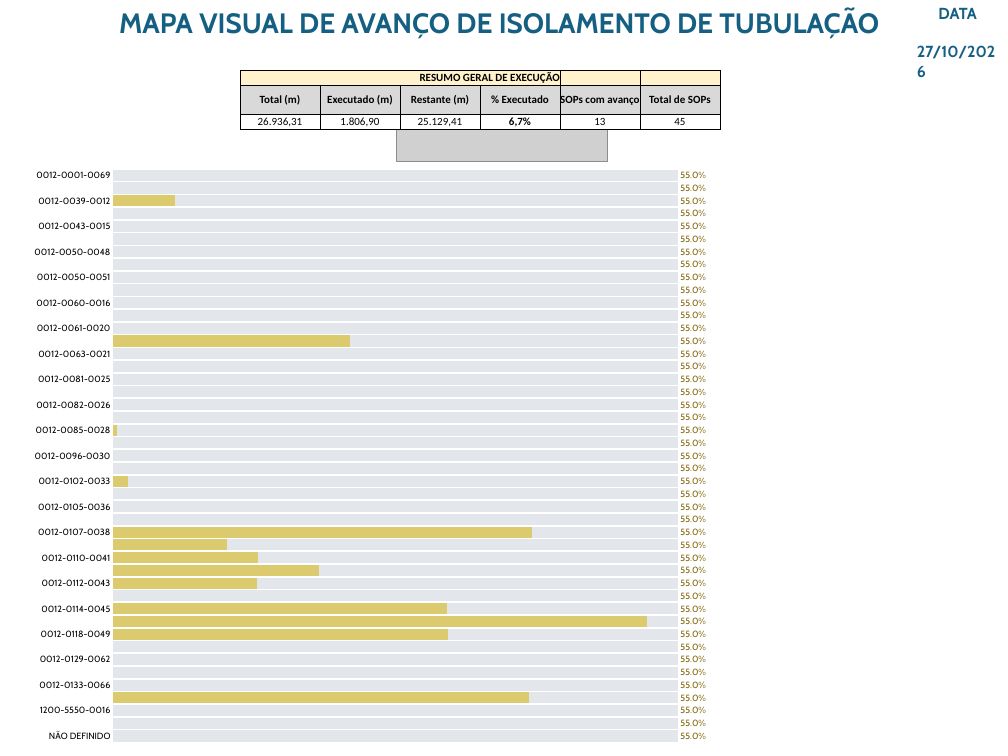
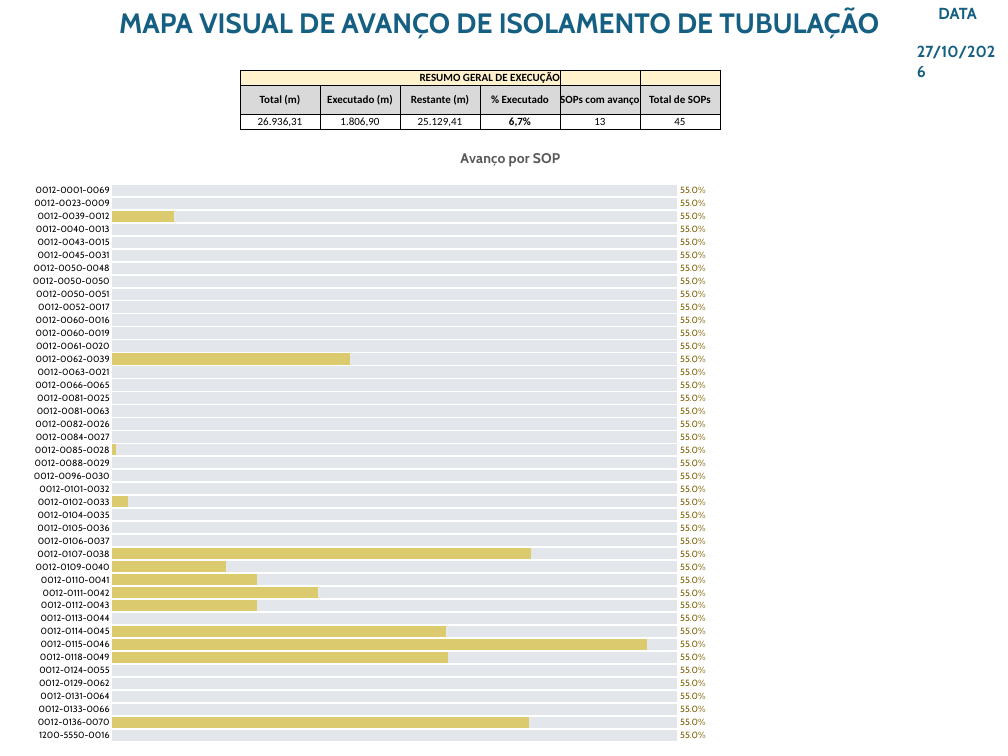
Before and after one commit to talisoncmartins91/termal-insulation, a slide deck: slide 5 of acompanhamento/modelo/apresentacao_semanal.pptx (slide 3 before the commit). Drawn at 1008x756 pixels with LibreOffice and Linux fonts; fonts in the diff are those of the drawing; grey boxes stand for pictures. Boxes give left, top, right and bottom in pixels: in the first picture for what was removed or moved away, otherwise in the second. Text is boxed around its words. In the diff, an @@ line names an element or a change of style, - is before the commit and + after.

```diff
--- a/acompanhamento/modelo/apresentacao_semanal.pptx
+++ b/acompanhamento/modelo/apresentacao_semanal.pptx
@@ bar stacked chart at (13,130,1008,755) @@
@@ title "Avanço por SOP " added @@
-categories: 0012-0001-0069, 0012-0023-0009, 0012-0039-0012, 0012-0040-0013, 0012-0043-0015, 0012-0045-0031, 0012-0050-0048, 0012-0050-0050, 0012-0050-0051, 0012-0052-0017, 0012-0060-0016, 0012-0060-0019, 0012-0061-0020, 0012-0062-0039, 0012-0063-0021, 0012-0066-0065, 0012-0081-0025, 0012-0081-0063, 0012-0082-0026, 0012-0084-0027, 0012-0085-0028, 0012-0088-0029, 0012-0096-0030, 0012-0101-0032, 0012-0102-0033, 0012-0104-0035, 0012-0105-0036, 0012-0106-0037, 0012-0107-0038, 0012-0109-0040, 0012-0110-0041, 0012-0111-0042, 0012-0112-0043, 0012-0113-0044, 0012-0114-0045, 0012-0115-0046, 0012-0118-0049, 0012-0124-0055, 0012-0129-0062, 0012-0131-0064, 0012-0133-0066, 0012-0136-0070, 1200-5550-0016, LINHA NÃO CADASTRADA NO CT, NÃO DEFINIDO
+categories: 0012-0001-0069, 0012-0023-0009, 0012-0039-0012, 0012-0040-0013, 0012-0043-0015, 0012-0045-0031, 0012-0050-0048, 0012-0050-0050, 0012-0050-0051, 0012-0052-0017, 0012-0060-0016, 0012-0060-0019, 0012-0061-0020, 0012-0062-0039, 0012-0063-0021, 0012-0066-0065, 0012-0081-0025, 0012-0081-0063, 0012-0082-0026, 0012-0084-0027, 0012-0085-0028, 0012-0088-0029, 0012-0096-0030, 0012-0101-0032, 0012-0102-0033, 0012-0104-0035, 0012-0105-0036, 0012-0106-0037, 0012-0107-0038, 0012-0109-0040, 0012-0110-0041, 0012-0111-0042, 0012-0112-0043, 0012-0113-0044, 0012-0114-0045, 0012-0115-0046, 0012-0118-0049, 0012-0124-0055, 0012-0129-0062, 0012-0131-0064, 0012-0133-0066, 0012-0136-0070, 1200-5550-0016
-Series 1: 0, 0, 0, 0, 0, 0, 0, 0, 0, 0, 0, 0, 0, 0, 0, 0, 0, 0, 0, 0, 0, 0, 0, 0, 0, 0, 0, 0, 0, 0, 0, 0, 0, 0, 0, 0, 0, 0, 0, 0, 0, 0, 0, 0, 0
+Series 1: 0, 0, 0, 0, 0, 0, 0, 0, 0, 0, 0, 0, 0, 0, 0, 0, 0, 0, 0, 0, 0, 0, 0, 0, 0, 0, 0, 0, 0, 0, 0, 0, 0, 0, 0, 0, 0, 0, 0, 0, 0, 0, 0
-Series 2: 0, 0, 0.11, 0, 0, 0, 0, 0, 0, 0, 0, 0, 0, 0.42, 0, 0, 0, 0, 0, 0, 0.01, 0, 0, 0, 0.03, 0, 0, 0, 0.74, 0.2, 0.26, 0.36, 0.26, 0, 0.59, 0.95, 0.59, 0, 0, 0, 0, 0.74, 0, 0, 0
+Series 2: 0, 0, 0.11, 0, 0, 0, 0, 0, 0, 0, 0, 0, 0, 0.42, 0, 0, 0, 0, 0, 0, 0.01, 0, 0, 0, 0.03, 0, 0, 0, 0.74, 0.2, 0.26, 0.36, 0.26, 0, 0.59, 0.95, 0.59, 0, 0, 0, 0, 0.74, 0
-Series 3: 1, 1, 0.89, 1, 1, 1, 1, 1, 1, 1, 1, 1, 1, 0.58, 1, 1, 1, 1, 1, 1, 0.99, 1, 1, 1, 0.97, 1, 1, 1, 0.26, 0.8, 0.74, 0.64, 0.74, 1, 0.41, 0.05, 0.41, 1, 1, 1, 1, 0.26, 1, 1, 1
+Series 3: 1, 1, 0.89, 1, 1, 1, 1, 1, 1, 1, 1, 1, 1, 0.58, 1, 1, 1, 1, 1, 1, 0.99, 1, 1, 1, 0.97, 1, 1, 1, 0.26, 0.8, 0.74, 0.64, 0.74, 1, 0.41, 0.05, 0.41, 1, 1, 1, 1, 0.26, 1
-Series 4: 0.55, 0.55, 0.55, 0.55, 0.55, 0.55, 0.55, 0.55, 0.55, 0.55, 0.55, 0.55, 0.55, 0.55, 0.55, 0.55, 0.55, 0.55, 0.55, 0.55, 0.55, 0.55, 0.55, 0.55, 0.55, 0.55, 0.55, 0.55, 0.55, 0.55, 0.55, 0.55, 0.55, 0.55, 0.55, 0.55, 0.55, 0.55, 0.55, 0.55, 0.55, 0.55, 0.55, 0.55, 0.55
+Series 4: 0.55, 0.55, 0.55, 0.55, 0.55, 0.55, 0.55, 0.55, 0.55, 0.55, 0.55, 0.55, 0.55, 0.55, 0.55, 0.55, 0.55, 0.55, 0.55, 0.55, 0.55, 0.55, 0.55, 0.55, 0.55, 0.55, 0.55, 0.55, 0.55, 0.55, 0.55, 0.55, 0.55, 0.55, 0.55, 0.55, 0.55, 0.55, 0.55, 0.55, 0.55, 0.55, 0.55
@@ data labels of Series 4 changed @@
@@ bar stacked chart: place and size @@
-bar stacked chart at (14,157,1008,755)
+bar stacked chart at (13,130,1008,755)
@@ picture removed at (397,130,608,162) @@
```
Also in this commit, not shown: 2 slides added.
